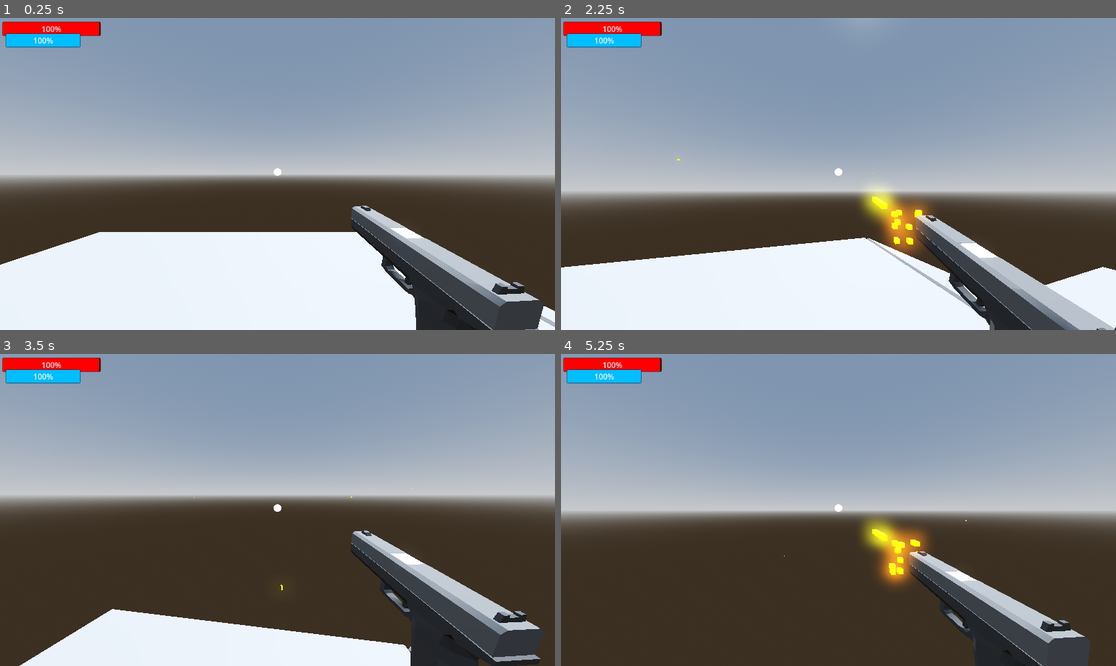
Above: before the commit, frames 1-4 (two rows, left to right).
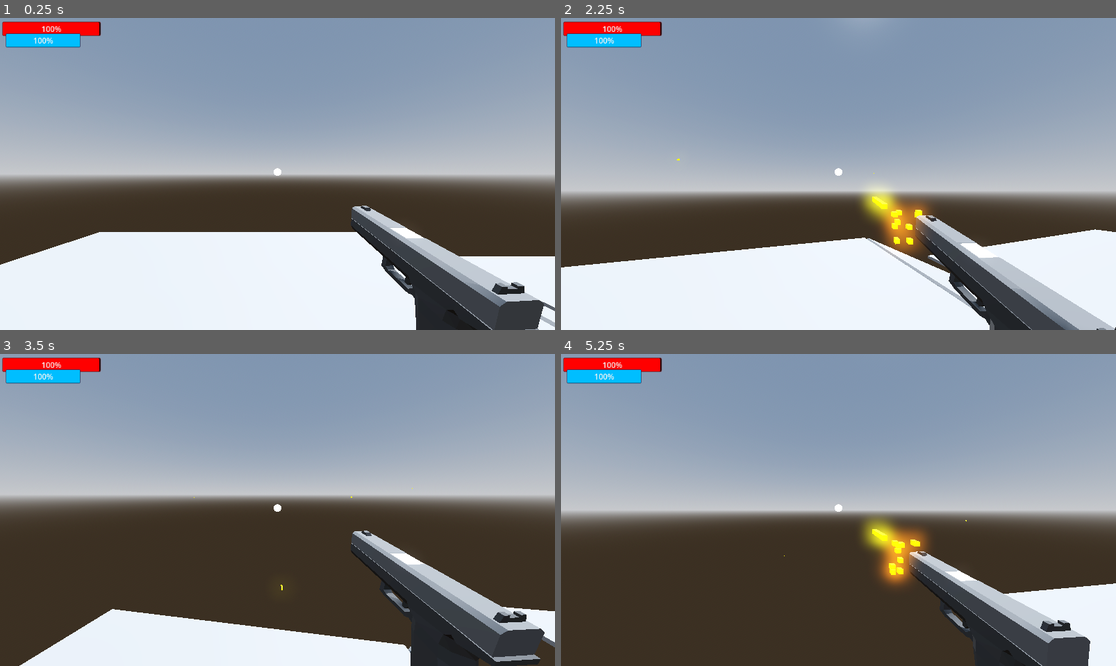
Above: after the commit, the same moments.

Repository: OliverSkogsrud/shooter
Game: Godot game, scene res://Scenes/player_test_room.tscn
Two runs of this game, one before a commit and one after it. Both use one fixed random seed, a clock stepped at 60 frames per second and the inputs below. This scene is started directly instead of the project's main scene.
Inputs (mouse positions are in pixels of both pictures, inside the frame that each line leads up to):
- Up to frame 1 (0.25 s): no input
- Up to frame 2 (2.25 s): tap Enter (ui_accept) at 0.5, 0.77, 1.52 s; move the mouse to (866, 174) at 0.52 s; tap A (a) at 0.6 s; click (866, 174) at 0.67 s; tap D (d) at 0.8, 1.35 s; move the mouse to (810, 174) at 1.27 s; click (810, 174) at 1.42 s; tap S (s) at 1.55, 2.1 s; move the mouse to (849, 167) at 2.02 s; click (849, 167) at 2.17 s
- Up to frame 3 (3.5 s): tap Ctrl (slide) at 2.3, 2.85 s; move the mouse to (271, 516) at 2.77 s; click (271, 516) at 2.92 s; tap Enter (ui_accept) at 3.02 s; tap W (w) at 3.05 s
- Up to frame 4 (5.25 s): move the mouse to (877, 513) at 3.52 s; tap W (w) at 3.6 s; click (877, 513) at 3.67 s; tap Enter (ui_accept) at 3.77, 4.52 s; tap A (a) at 3.8, 4.35 s; move the mouse to (794, 506) at 4.27 s; click (794, 506) at 4.42 s; tap D (d) at 4.55, 5.1 s; move the mouse to (844, 510) at 5.02 s; click (844, 510) at 5.17 s

The runs differ from the first frame. In frame 1, 1.4% of the frame differs, in the area x 82-100%, y 76-94%; in frame 2, 2.6%, in the area x 66-100%, y 67-86%; in frame 3, 0.4%; in frame 4, 2.5%.

Commit message:
SLIDING IS WORKING FINALLY!!!!!

Diff:
--- a/Scenes/player_test_room.tscn
+++ b/Scenes/player_test_room.tscn
@@ -30,14 +30,19 @@
 size = Vector3(7.87653, 0.403564, 7.19702)
 
 [node name="CSGBox3D3" type="CSGBox3D" parent="."]
-transform = Transform3D(1, 0, 0, 0, 1, 0, 0, 0, 1, 32.6689, -9.12108, -1.1606)
+transform = Transform3D(1, 0, 0, 0, 1, 0, 0, 0, 1, 51.3151, -9.12108, -3.62151)
 use_collision = true
-size = Vector3(19.9611, 0.403564, 17.866)
+size = Vector3(57.2535, 0.403564, 32.4033)
 
 [node name="CSGBox3D2" type="CSGBox3D" parent="."]
 transform = Transform3D(0.906205, 0.42284, 0, -0.42284, 0.906205, 0, 0, 0, 1, 13.2872, -4.63664, -0.783569)
 use_collision = true
 size = Vector3(20.5426, 0.403564, 7.19702)
 
+[node name="CSGBox3D4" type="CSGBox3D" parent="."]
+transform = Transform3D(-0.906205, -0.42284, -8.74228e-08, -0.42284, 0.906205, 0, 7.9223e-08, 3.69659e-08, -1, 45.679, -4.63664, -0.783569)
+use_collision = true
+size = Vector3(20.5426, 0.403564, 7.19702)
+
 [node name="Player" parent="." instance=ExtResource("1_77hcn")]
 transform = Transform3D(1, 0, 0, 0, 1, 0, 0, 0, 1, 1, 1, 0)
--- a/scripts/player.gd
+++ b/scripts/player.gd
@@ -11,6 +11,7 @@
 var sliding = false
 var slide_distance : float
 
+var slide_dir = false
 
 var current_speed = transform.basis.z.length()
 
@@ -76,9 +77,7 @@
 
 	#slide
 
-	if sliding:
-		slide_speed -= 1
-		print(slide_speed)
+
 
 	#slide_speed = slide_speed * 2
 
@@ -230,28 +229,40 @@
 		stamina += 1
 
 func slide():
+	var look_dir = -neck.transform.basis.z
 	if can_slide:
 		SPEED = 0
 		sliding = true
 	if sliding == true and can_slide == true:
 		can_slide = false
-		var look_dir = -neck.transform.basis.z
+
+
 
 		if SPEED <= 7.0:
 			slide_speed = 7
 		elif SPEED > 7.0:
 			slide_speed = 9
 
-		velocity = look_dir * slide_speed
-
 		print(get_floor_angle())
 		scale.y = 0.5
 		floor_stop_on_slope = false
 		print("slide_speed: " + str(slide_speed))
-	if slide_speed <= 0:
-		sliding = false
-		can_slide = true
-		state = RUN
-
-	if slide_speed > 40:
-		slide_speed = 40
+
+	while sliding == true:
+		if slide_speed <= 0:
+			sliding = false
+			can_slide = true
+			state = RUN
+
+		velocity = look_dir * slide_speed
+
+		if get_floor_angle() >= 0.2 and sliding:
+			slide_speed = slide_speed + get_floor_angle() * 1.5
+
+		if slide_speed > 40:
+			slide_speed = 40
+
+		slide_speed -= 0.8
+		print(slide_speed)
+
+		await get_tree().create_timer(0.1).timeout
